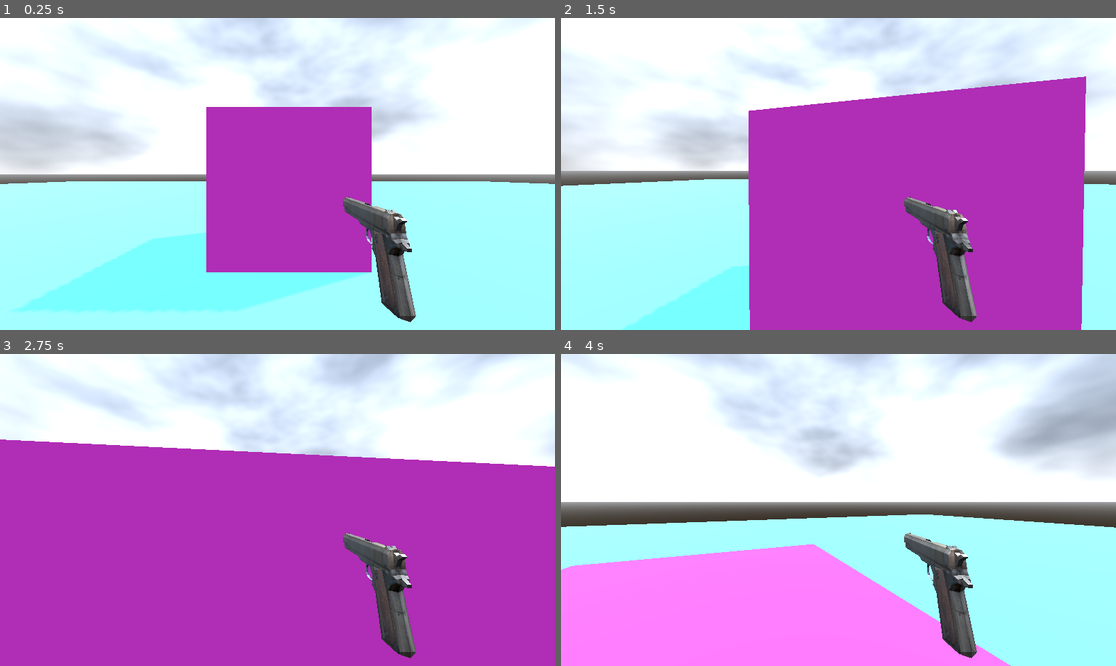
Above: before the commit, frames 1-4 (two rows, left to right).
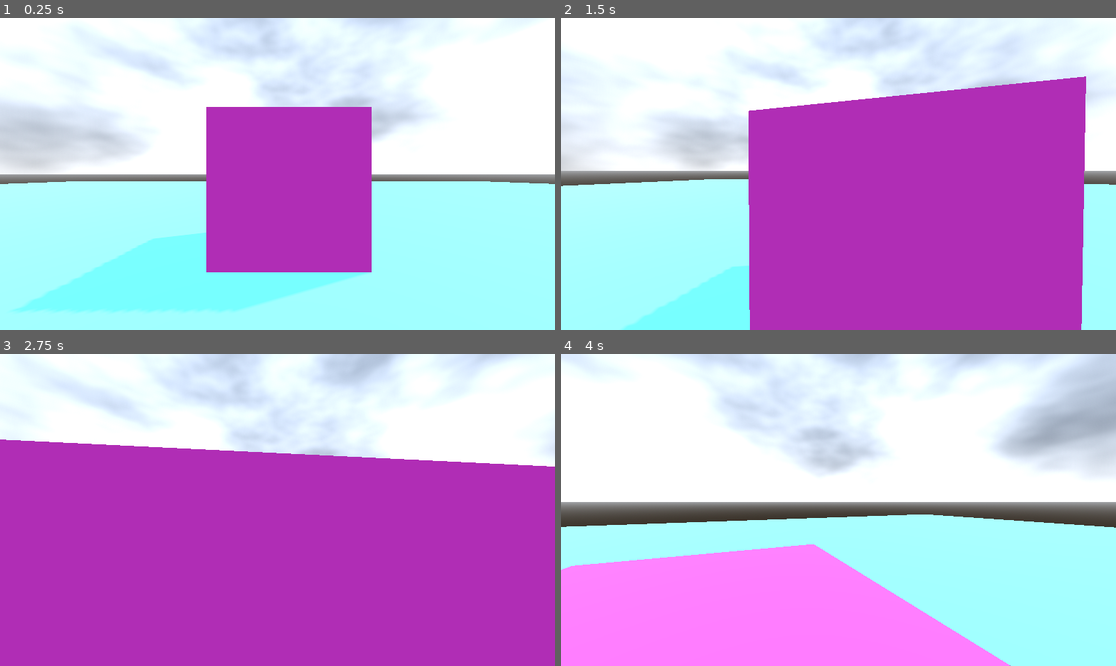
Above: after the commit, the same moments.

Repository: 1Magz1/FPS-Starter-Kit
Game: Godot game, scene res://levels/test/test.tscn
Two runs of this game, one before a commit and one after it. Both use one fixed random seed, a clock stepped at 60 frames per second and the inputs below.
Inputs (mouse positions are in pixels of both pictures, inside the frame that each line leads up to):
- Up to frame 1 (0.25 s): no input
- Up to frame 2 (1.5 s): tap Enter at 0.5 s; move the mouse to (866, 174) at 0.52 s; hold W (move_forward) from 0.53 s (still down); tap C (action_crouch) at 0.6 s; tap Space (action_jump) at 0.77 s; move the mouse to (810, 174) at 1.27 s; click (810, 174) at 1.35 s
- Up to frame 3 (2.75 s): keep holding W (move_forward); tap Space (action_jump) at 1.52 s; move the mouse to (288, 503) at 2.02 s; tap Shift (action_walk) at 2.1 s
- Up to frame 4 (4 s): keep holding W (move_forward); move the mouse to (832, 516) at 2.77 s; tap C (action_crouch) at 2.85 s; tap Space (action_jump) at 3.02, 3.77 s; move the mouse to (877, 513) at 3.52 s; click (877, 513) at 3.6 s

The runs differ from the first frame. In frame 1, 2.3% of the frame differs, in the area x 61-75%, y 57-98%; in frame 2, 2.3%; in frame 3, 2.3%; in frame 4, 2.3%.
Error in both runs: Invalid access to property or key 'player_shoot' on a base object of type 'null instance'. (res://objects/weapon/base_weapon/base_weapon.gd:6)

Commit message:
main
update player scene

Diff:
--- a/Objects/Player/player.tscn
+++ b/Objects/Player/player.tscn
@@ -1,7 +1,8 @@
-[gd_scene load_steps=6 format=3 uid="uid://bw3megsg6ajjt"]
+[gd_scene load_steps=7 format=3 uid="uid://bw3megsg6ajjt"]
 
 [ext_resource type="Script" path="res://objects/player/player.gd" id="1_cfl0d"]
 [ext_resource type="PackedScene" uid="uid://cxr1to476afx5" path="res://objects/weapon/pistol/pistol.tscn" id="2_mpj17"]
+[ext_resource type="PackedScene" uid="uid://c0iegf7vi1j34" path="res://objects/weapon/shotgun/shotgun.tscn" id="3_0vlki"]
 
 [sub_resource type="CapsuleMesh" id="CapsuleMesh_p5sv7"]
 
@@ -43,3 +44,9 @@
 transform = Transform3D(-4.37114e-09, 3.48787e-17, 0.1, 3.48787e-17, 0.1, -3.48787e-17, -0.1, 3.48787e-17, -4.37114e-09, 0.045, -0.0599999, -0.0996529)
 
 [node name="Pistol" parent="Head/Camera/WeaponManager" instance=ExtResource("2_mpj17")]
+transform = Transform3D(1, 0, 0, 0, 1, 0, 0, 0, 1, 2.08165e-12, 2.08165e-12, 2.08165e-12)
+visible = false
+
+[node name="Shotgun" parent="Head/Camera/WeaponManager" instance=ExtResource("3_0vlki")]
+transform = Transform3D(1, -5.29396e-23, 3.55271e-15, -1.04913e-23, 1, -3.12245e-23, -2.90136e-15, 1.12238e-23, 1, 0.79, -0.32, 2.08165e-12)
+visible = false
